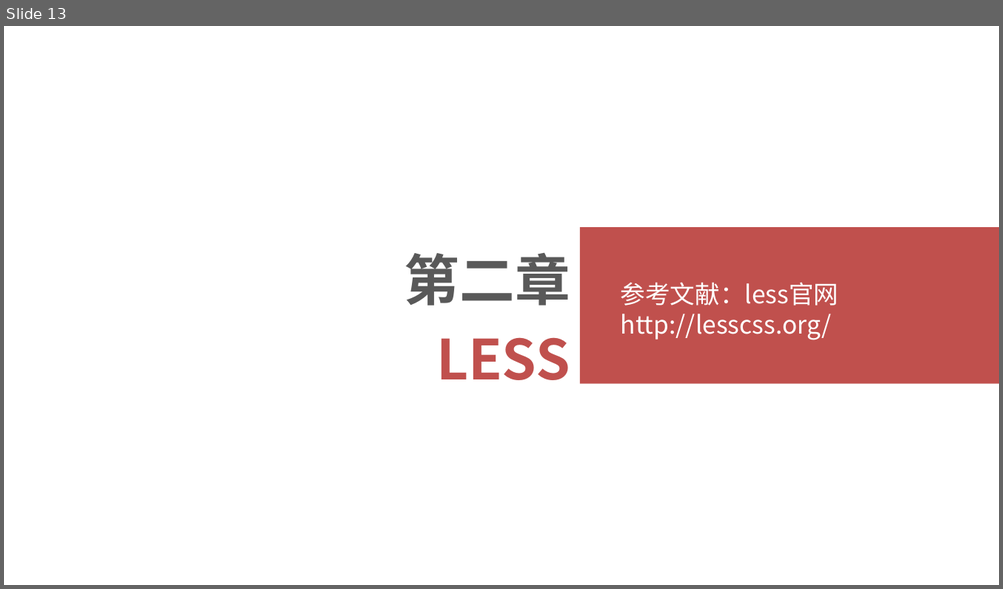
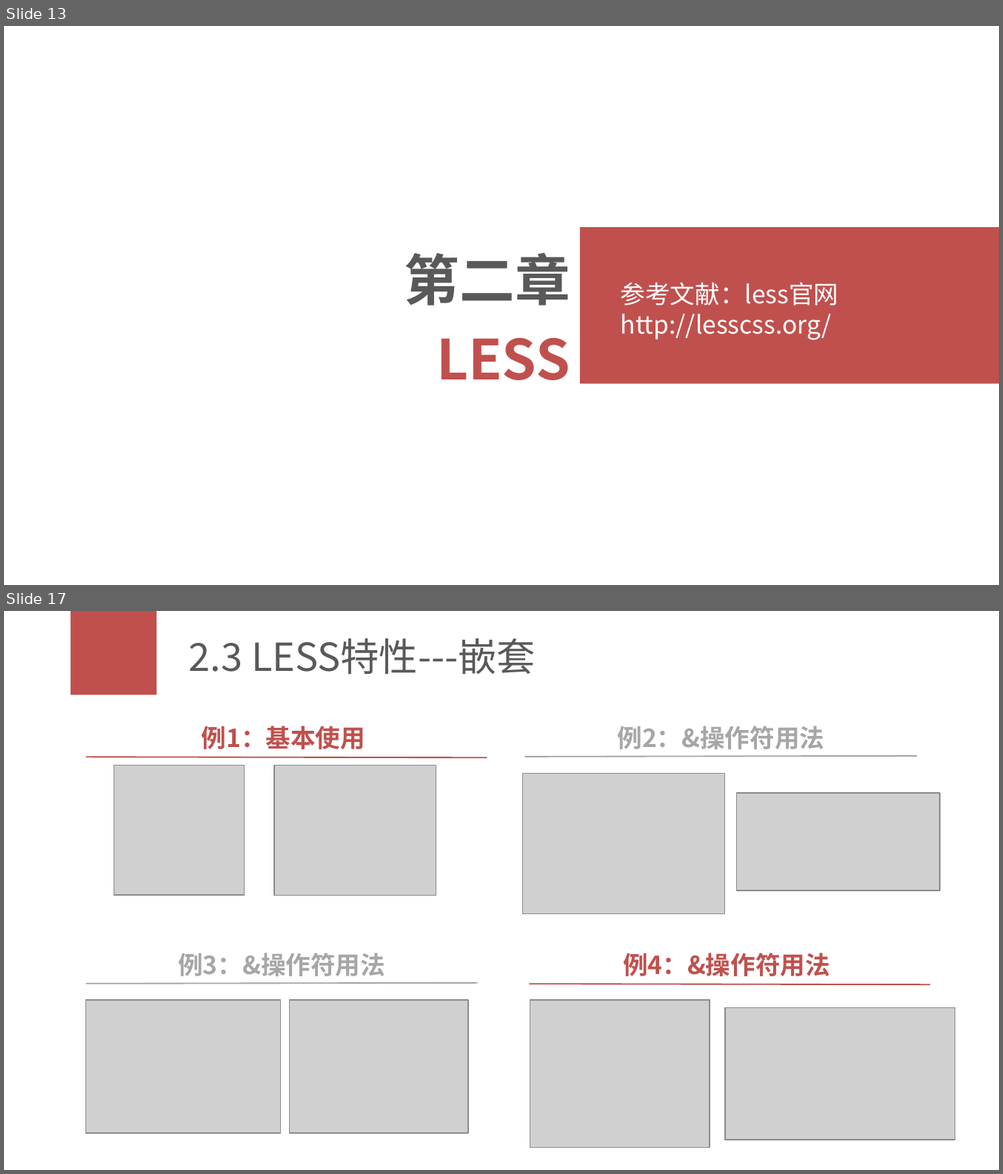
Before and after one commit to zhujiajia1984/studyDoc, a slide deck: 00_学习分享/学习分享_es6_less.pptx. Shown one above the other, each under a label of ours: slide 13 before the commit, slides 13 and 17 after it; the slides between them are not shown. The pictures are 1003x589 and 1003x1174 pixels, drawn with LibreOffice and Linux fonts; fonts in the diff are those of the drawing; grey boxes stand for pictures. Boxes give left, top, right and bottom in pixels: in the first picture for what was removed or moved away, otherwise in the second. Text is boxed around its words. In the diff, an @@ line names an element or a change of style, - is before the commit and + after.

```diff
--- a/00_学习分享/学习分享_es6_less.pptx
+++ b/00_学习分享/学习分享_es6_less.pptx
@@ slide 17 added at (x1=4, y1=611, x2=999, y2=1170), background #FFFFFF @@
@@ rectangle added at (x1=71, y1=611, x2=157, y2=695), fill #C0504D @@
@@ title added at (x1=189, y1=638, x2=535, y2=674), 28 pt, text #595959 @@
+2.3 LESS特性---嵌套
@@ text added at (x1=202, y1=726, x2=365, y2=749), 18 pt, text #C0504D, bold @@
+例1：基本使用
@@ text added at (x1=617, y1=726, x2=824, y2=749), 18 pt, text #A6A6A6, bold @@
+例2：&操作符用法
@@ line added from (85, 758) to (486, 758), #C0504D 1 pt @@
@@ picture added at (x1=114, y1=765, x2=244, y2=895) @@
@@ picture added at (x1=275, y1=765, x2=437, y2=895) @@
@@ line added from (525, 756) to (916, 756), #A6A6A6 1 pt @@
@@ picture added at (x1=522, y1=773, x2=724, y2=914) @@
@@ picture added at (x1=736, y1=793, x2=939, y2=891) @@
@@ text added at (x1=178, y1=953, x2=385, y2=977), 18 pt, text #A6A6A6, bold @@
+例3：&操作符用法
@@ text added at (x1=623, y1=953, x2=830, y2=977), 18 pt, text #C0504D, bold @@
+例4：&操作符用法
@@ line added from (85, 984) to (478, 983), #A6A6A6 1 pt @@
@@ line added from (529, 984) to (930, 985), #C0504D 1 pt @@
@@ picture added at (x1=85, y1=1000, x2=281, y2=1133) @@
@@ picture added at (x1=290, y1=1000, x2=467, y2=1133) @@
@@ picture added at (x1=530, y1=1000, x2=709, y2=1147) @@
@@ picture added at (x1=725, y1=1008, x2=955, y2=1140) @@
```
Also in this commit, not shown: 4 slides changed, 5 other slides added.
